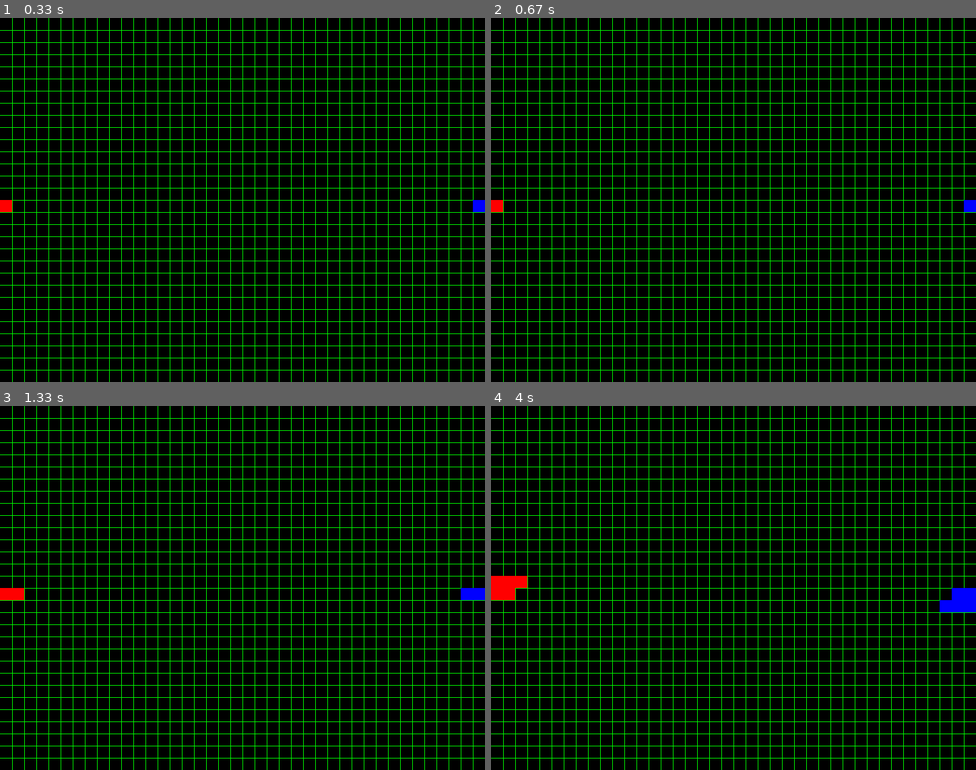
Above: before the commit, frames 1-4 (two rows, left to right).
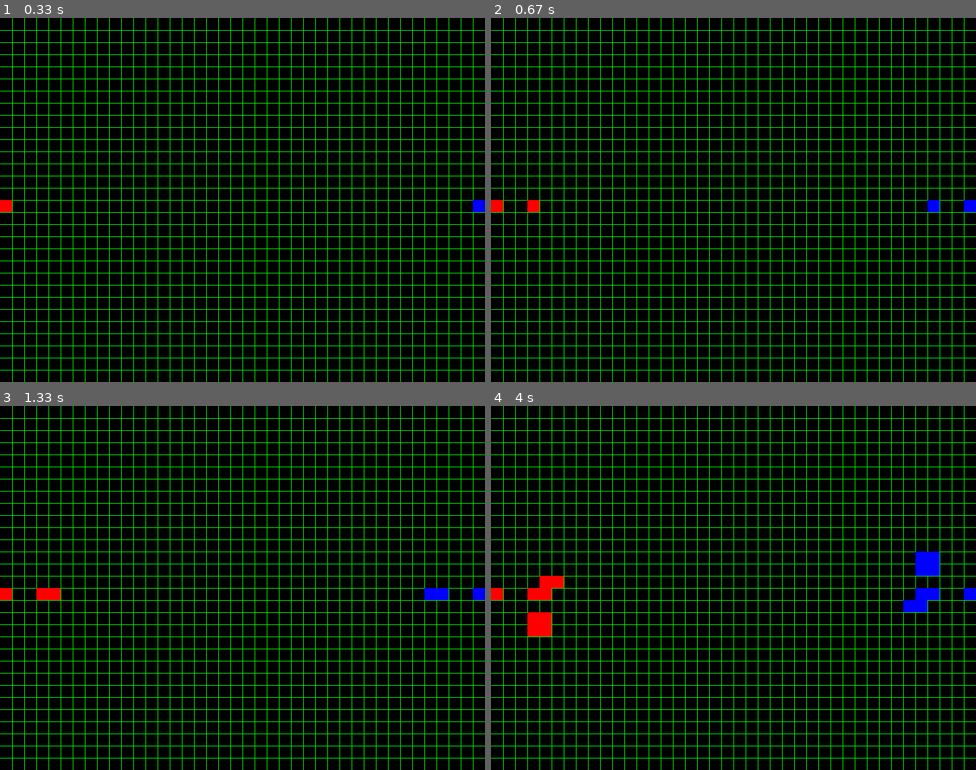
Above: after the commit, the same moments.

Repository: SDerksen/pygame
Game: pygame game, started from catgame.py
Same seed, same stepped clock (60 frames per second), same inputs: the game is played once before the commit and once after it. The source is Python 2; it was converted automatically to run under Python 3.
Inputs:
- Up to frame 1 (0.33 s): no input
- Up to frame 2 (0.67 s): hold Space from 0.33 s (still down); hold Right from 0.33 s (still down)
- Up to frame 3 (1.33 s): release Space at 0.8 s; release Right at 0.8 s; hold Right 0.83-1.3 s
- Up to frame 4 (4 s): hold Up 1.33-1.63 s; hold Right 1.67-2.13 s; hold Left 2.17-2.7 s; hold Space 2.73-3.03 s; hold Down 2.73-3.03 s; hold Down 3.07-3.37 s; hold Left 3.4-3.8 s; hold Up from 3.83 s (still down)

Frame 1 is identical in both runs. In frame 2, 0.2% of the frame differs, in the area x 7-93%, y 50-54%; in frame 3, 0.5%; in frame 4, 2.0%, in the area x 0-100%, y 40-64%.

Commit message:
catgame.py forken naar snake.py

Diff:
--- a/catgame.py
+++ b/catgame.py
@@ -3,12 +3,11 @@
 
 pygame.init()
 
-FPS = 60
+FPS = 100
 FPSCLOCK = pygame.time.Clock()
 
 WINDOWWIDTH = 800
 WINDOWHEIGHT = 600
-
 
 screen = pygame.display.set_mode((WINDOWWIDTH,WINDOWHEIGHT))
 pygame.display.set_caption('Poesje')
@@ -18,58 +17,53 @@
 BLUE  = (  0,  0,255)
 BLACK = (  0,  0,  0)
 
-
+boxsize = 20
 catx = 000
 caty = 300
 catx2 = 780
 caty2 = 300
 mov_speed = 20
 
-GRIDLINES = 10
-
-teller = 0
-positionx = 0
-positiony = 0
 
 grid.drawGrid(WINDOWWIDTH, WINDOWHEIGHT,screen)
 
 while True:
     for event in pygame.event.get():
-        key =pygame.key.get_pressed()
+        key = pygame.key.get_pressed()
         if event.type == QUIT:
             pygame.quit()
             sys.exit()
-        elif key[K_SPACE]:
+        if key[K_SPACE]:
             print "Space"
-        elif key[K_RIGHT]:
+        if key[K_RIGHT]:
             catx += mov_speed
             catx2 -= mov_speed
             if catx > WINDOWWIDTH - 20:
                 catx = WINDOWWIDTH - 20
             if catx2 < 0:
                 catx2 = 0
-        elif key[K_UP]:
+        if key[K_UP]:
             caty -= mov_speed
             caty2 += mov_speed
             if caty < 0:
                 caty = 0
             if caty2 > WINDOWHEIGHT - 20:
                 caty2 = WINDOWHEIGHT - 20
-        elif key[K_DOWN]:
+        if key[K_DOWN]:
             caty += mov_speed
             caty2 -= mov_speed
             if caty > WINDOWHEIGHT - 20:
                 caty = WINDOWHEIGHT - 20
             if caty2 < 0:
                 caty2 = 0
-        elif key[K_LEFT]:
+        if key[K_LEFT]:
             catx -= mov_speed
             catx2 += mov_speed
             if catx < 0:
                 catx = 0
             if catx2 > WINDOWWIDTH - 20:
                 catx2 = WINDOWWIDTH - 20
-    playbox = pygame.draw.rect(screen, RED, (catx, caty, 20, 20))
-    playbox2 = pygame.draw.rect(screen, BLUE, (catx2, caty2, 20, 20))
-    pygame.display.flip()
+    playbox = pygame.draw.rect(screen, RED, (catx, caty, boxsize, boxsize))
+    playbox2 = pygame.draw.rect(screen, BLUE, (catx2, caty2, boxsize, boxsize))
+    pygame.display.update()
     FPSCLOCK.tick(FPS)
Not shown, added: .catgame.py.swp
Not shown, changed: grid.pyc
